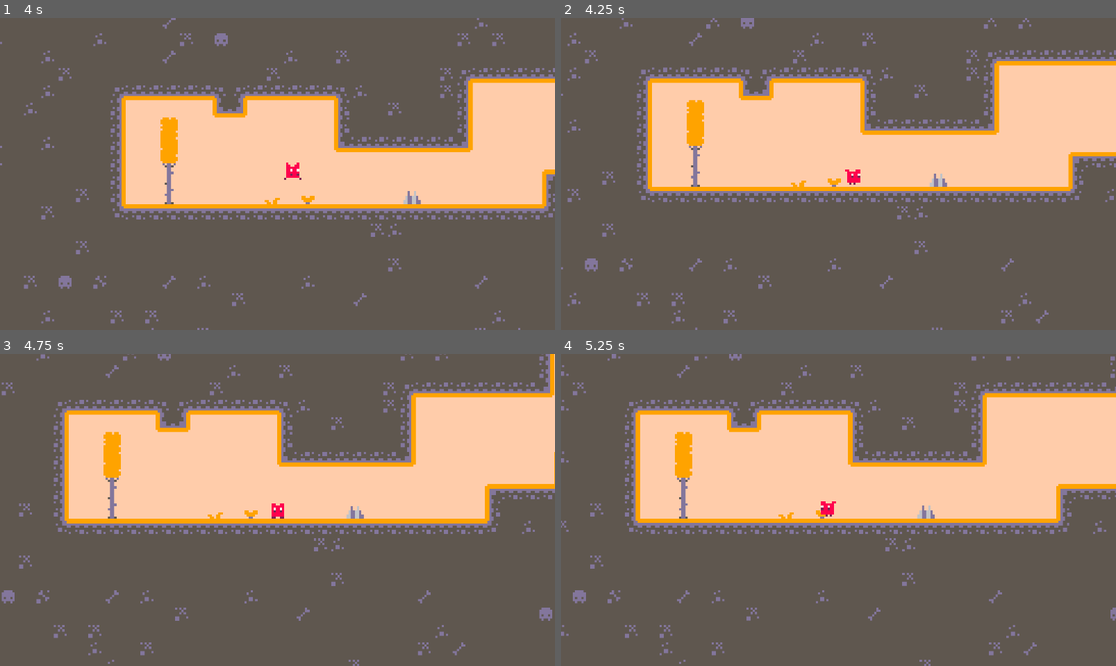
Above: before the commit, frames 1-4 (two rows, left to right).
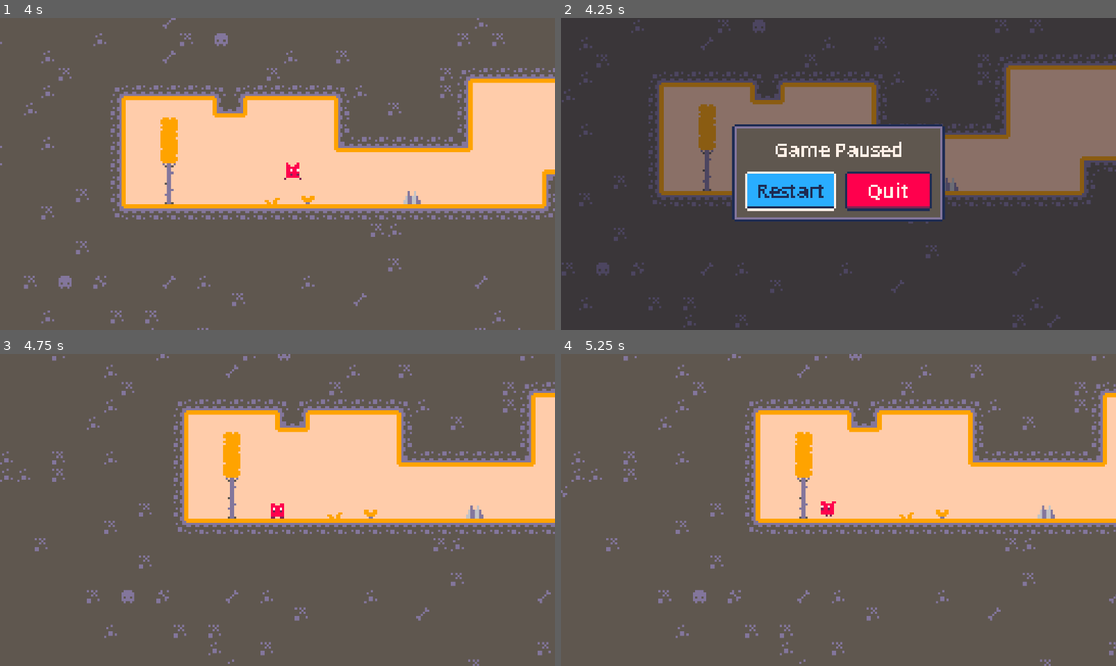
Above: after the commit, the same moments.

Repository: jonathanlambertt/platformer-game
Game: Godot game, scene res://levels/level_0.tscn
The game is run twice, just before and just after one commit, with the same random seed, the same clock (stepped at 60 frames per second) and the same inputs.
Inputs (mouse positions are in pixels of both pictures, inside the frame that each line leads up to):
- Up to frame 1 (4 s): tap Enter at 0.5 s; hold Right (move_right) 0.53-2.03 s; tap E (interact) every 0.75 s from 0.6 to 3.6 s; tap Space (jump) at 0.77, 1.52, 3.02, 3.77 s; hold Left (move_left) 2.03-2.78 s; hold Right (move_right) from 2.78 s (still down)
- Up to frame 2 (4.25 s): keep holding Right (move_right); tap Escape (pause, bound only after the commit) at 4.15 s
- Up to frame 3 (4.75 s): release Right (move_right) at 4.25 s; click (227, 528) at 4.25 s, where only the run after the commit has a clickable "Restart"
- Up to frame 4 (5.25 s): hold Left (move_left) from 5.03 s (still down); tap E (interact) at 5.1 s

Frame 1 is identical in both runs. In frame 2, 97% of the frame differs, in the area x 0-100%, y 0-100%; in frame 3, 25%; in frame 4, 24%.

Commit message:
Add pause menu (wip)

Diff:
--- /dev/null
+++ b/pause/pause_menu.gd
@@ -0,0 +1,79 @@
+extends CanvasLayer
+## The pause screen. Pressing "pause" (Start / Escape) freezes the game and
+## shows a "Game Paused" popup with buttons to restart the level or quit;
+## pressing "pause" again resumes.
+##
+## It is an autoload, so it exists in every level without being placed in
+## them. Its process mode is Always, so it keeps running while the rest of
+## the tree is paused. The popup reuses the door's look: the same 9-patches
+## cut from door/ui.png and the same blocky copy of the default font.
+
+@onready var popup: Control = $Popup
+@onready var restart_button: Button = %RestartButton
+@onready var quit_button: Button = %QuitButton
+
+## Whatever had keyboard/gamepad focus before pausing (such as a button on
+## the door's popup), given back on resume so it can still be navigated.
+var _previous_focus: Control
+
+
+func _ready() -> void:
+	restart_button.pressed.connect(_on_restart_pressed)
+	quit_button.pressed.connect(_on_quit_pressed)
+	# Left / right wrap between the two buttons.
+	restart_button.focus_neighbor_left = restart_button.get_path_to(quit_button)
+	quit_button.focus_neighbor_right = quit_button.get_path_to(restart_button)
+	_use_pixel_font()
+	popup.hide()
+
+
+func _unhandled_input(event: InputEvent) -> void:
+	if event.is_action_pressed("pause"):
+		get_viewport().set_input_as_handled()
+		if get_tree().paused:
+			resume()
+		else:
+			pause()
+
+
+func pause() -> void:
+	_previous_focus = get_viewport().gui_get_focus_owner()
+	get_tree().paused = true
+	popup.show()
+	restart_button.grab_focus()
+
+
+func resume() -> void:
+	popup.hide()
+	get_tree().paused = false
+	if is_instance_valid(_previous_focus) and _previous_focus.is_visible_in_tree():
+		_previous_focus.grab_focus()
+	_previous_focus = null
+
+
+func _on_restart_pressed() -> void:
+	popup.hide()
+	get_tree().paused = false
+	_previous_focus = null
+	get_tree().reload_current_scene()
+
+
+func _on_quit_pressed() -> void:
+	get_tree().quit()
+
+
+## Makes the popup's text blocky, as on the door (see `_use_pixel_font` in
+## door/door.gd): a copy of the default font with antialiasing off and
+## oversampling fixed at 1, so it is drawn at game resolution.
+func _use_pixel_font() -> void:
+	var font := ThemeDB.fallback_font.duplicate() as FontFile
+	if font == null:
+		return
+	font.antialiasing = TextServer.FONT_ANTIALIASING_NONE
+	font.subpixel_positioning = TextServer.SUBPIXEL_POSITIONING_DISABLED
+	font.hinting = TextServer.HINTING_NORMAL
+	font.keep_rounding_remainders = false
+	font.oversampling = 1.0
+	var pixel_theme := Theme.new()
+	pixel_theme.default_font = font
+	popup.theme = pixel_theme
--- /dev/null
+++ b/pause/pause_menu.tscn
@@ -0,0 +1,184 @@
+[gd_scene format=3]
+
+[ext_resource type="Script" path="res://pause/pause_menu.gd" id="1_pause"]
+[ext_resource type="Texture2D" uid="uid://6fyhtakjnxv3" path="res://door/ui.png" id="2_ui"]
+
+[sub_resource type="StyleBoxTexture" id="StyleBoxTexture_panel"]
+content_margin_left = 6.0
+content_margin_top = 5.0
+content_margin_right = 6.0
+content_margin_bottom = 5.0
+texture = ExtResource("2_ui")
+texture_margin_left = 3.0
+texture_margin_top = 3.0
+texture_margin_right = 3.0
+texture_margin_bottom = 3.0
+region_rect = Rect2(0, 0, 8, 8)
+
+[sub_resource type="StyleBoxTexture" id="StyleBoxTexture_focus"]
+content_margin_left = 5.0
+content_margin_top = 2.0
+content_margin_right = 5.0
+content_margin_bottom = 3.0
+texture = ExtResource("2_ui")
+texture_margin_left = 3.0
+texture_margin_top = 3.0
+texture_margin_right = 3.0
+texture_margin_bottom = 3.0
+region_rect = Rect2(8, 0, 8, 8)
+
+[sub_resource type="StyleBoxTexture" id="StyleBoxTexture_restart"]
+content_margin_left = 5.0
+content_margin_top = 2.0
+content_margin_right = 5.0
+content_margin_bottom = 3.0
+texture = ExtResource("2_ui")
+texture_margin_left = 3.0
+texture_margin_top = 3.0
+texture_margin_right = 3.0
+texture_margin_bottom = 3.0
+region_rect = Rect2(16, 0, 8, 8)
+
+[sub_resource type="StyleBoxTexture" id="StyleBoxTexture_restart_hover"]
+content_margin_left = 5.0
+content_margin_top = 2.0
+content_margin_right = 5.0
+content_margin_bottom = 3.0
+texture = ExtResource("2_ui")
+texture_margin_left = 3.0
+texture_margin_top = 3.0
+texture_margin_right = 3.0
+texture_margin_bottom = 3.0
+region_rect = Rect2(24, 0, 8, 8)
+
+[sub_resource type="StyleBoxTexture" id="StyleBoxTexture_restart_pressed"]
+content_margin_left = 5.0
+content_margin_top = 3.0
+content_margin_right = 5.0
+content_margin_bottom = 2.0
+texture = ExtResource("2_ui")
+texture_margin_left = 3.0
+texture_margin_top = 3.0
+texture_margin_right = 3.0
+texture_margin_bottom = 3.0
+region_rect = Rect2(32, 0, 8, 8)
+
+[sub_resource type="StyleBoxTexture" id="StyleBoxTexture_quit"]
+content_margin_left = 5.0
+content_margin_top = 2.0
+content_margin_right = 5.0
+content_margin_bottom = 3.0
+texture = ExtResource("2_ui")
+texture_margin_left = 3.0
+texture_margin_top = 3.0
+texture_margin_right = 3.0
+texture_margin_bottom = 3.0
+region_rect = Rect2(40, 0, 8, 8)
+
+[sub_resource type="StyleBoxTexture" id="StyleBoxTexture_quit_hover"]
+content_margin_left = 5.0
+content_margin_top = 2.0
+content_margin_right = 5.0
+content_margin_bottom = 3.0
+texture = ExtResource("2_ui")
+texture_margin_left = 3.0
+texture_margin_top = 3.0
+texture_margin_right = 3.0
+texture_margin_bottom = 3.0
+region_rect = Rect2(48, 0, 8, 8)
+
+[sub_resource type="StyleBoxTexture" id="StyleBoxTexture_quit_pressed"]
+content_margin_left = 5.0
+content_margin_top = 3.0
+content_margin_right = 5.0
+content_margin_bottom = 2.0
+texture = ExtResource("2_ui")
+texture_margin_left = 3.0
+texture_margin_top = 3.0
+texture_margin_right = 3.0
+texture_margin_bottom = 3.0
+region_rect = Rect2(56, 0, 8, 8)
+
+[node name="PauseMenu" type="CanvasLayer"]
+process_mode = 3
+layer = 10
+script = ExtResource("1_pause")
+
+[node name="Popup" type="Control" parent="."]
+layout_mode = 3
+anchors_preset = 15
+anchor_right = 1.0
+anchor_bottom = 1.0
+grow_horizontal = 2
+grow_vertical = 2
+
+[node name="Dim" type="ColorRect" parent="Popup"]
+layout_mode = 1
+anchors_preset = 15
+anchor_right = 1.0
+anchor_bottom = 1.0
+grow_horizontal = 2
+grow_vertical = 2
+color = Color(0.08, 0.08, 0.14, 0.5)
+
+[node name="CenterContainer" type="CenterContainer" parent="Popup"]
+layout_mode = 1
+anchors_preset = 15
+anchor_right = 1.0
+anchor_bottom = 1.0
+grow_horizontal = 2
+grow_vertical = 2
+
+[node name="PanelContainer" type="PanelContainer" parent="Popup/CenterContainer"]
+layout_mode = 2
+theme_override_styles/panel = SubResource("StyleBoxTexture_panel")
+
+[node name="VBoxContainer" type="VBoxContainer" parent="Popup/CenterContainer/PanelContainer"]
+layout_mode = 2
+theme_override_constants/separation = 4
+
+[node name="Label" type="Label" parent="Popup/CenterContainer/PanelContainer/VBoxContainer"]
+layout_mode = 2
+theme_override_colors/font_color = Color(1, 0.94509804, 0.9098039, 1)
+theme_override_font_sizes/font_size = 9
+text = "Game Paused"
+horizontal_alignment = 1
+
+[node name="Buttons" type="HBoxContainer" parent="Popup/CenterContainer/PanelContainer/VBoxContainer"]
+layout_mode = 2
+theme_override_constants/separation = 4
+alignment = 1
+
+[node name="RestartButton" type="Button" parent="Popup/CenterContainer/PanelContainer/VBoxContainer/Buttons"]
+unique_name_in_owner = true
+custom_minimum_size = Vector2(40, 0)
+layout_mode = 2
+theme_override_colors/font_color = Color(0.11372549, 0.16862746, 0.3254902, 1)
+theme_override_colors/font_hover_color = Color(0.11372549, 0.16862746, 0.3254902, 1)
+theme_override_colors/font_pressed_color = Color(0.11372549, 0.16862746, 0.3254902, 1)
+theme_override_colors/font_hover_pressed_color = Color(0.11372549, 0.16862746, 0.3254902, 1)
+theme_override_colors/font_focus_color = Color(0.11372549, 0.16862746, 0.3254902, 1)
+theme_override_font_sizes/font_size = 9
+theme_override_styles/normal = SubResource("StyleBoxTexture_restart")
+theme_override_styles/hover = SubResource("StyleBoxTexture_restart_hover")
+theme_override_styles/pressed = SubResource("StyleBoxTexture_restart_pressed")
+theme_override_styles/hover_pressed = SubResource("StyleBoxTexture_restart_pressed")
+theme_override_styles/focus = SubResource("StyleBoxTexture_focus")
+text = "Restart"
+
+[node name="QuitButton" type="Button" parent="Popup/CenterContainer/PanelContainer/VBoxContainer/Buttons"]
+unique_name_in_owner = true
+custom_minimum_size = Vector2(40, 0)
+layout_mode = 2
+theme_override_colors/font_color = Color(1, 0.94509804, 0.9098039, 1)
+theme_override_colors/font_hover_color = Color(1, 0.94509804, 0.9098039, 1)
+theme_override_colors/font_pressed_color = Color(1, 0.94509804, 0.9098039, 1)
+theme_override_colors/font_hover_pressed_color = Color(1, 0.94509804, 0.9098039, 1)
+theme_override_colors/font_focus_color = Color(1, 0.94509804, 0.9098039, 1)
+theme_override_font_sizes/font_size = 9
+theme_override_styles/normal = SubResource("StyleBoxTexture_quit")
+theme_override_styles/hover = SubResource("StyleBoxTexture_quit_hover")
+theme_override_styles/pressed = SubResource("StyleBoxTexture_quit_pressed")
+theme_override_styles/hover_pressed = SubResource("StyleBoxTexture_quit_pressed")
+theme_override_styles/focus = SubResource("StyleBoxTexture_focus")
+text = "Quit"
--- a/project.godot
+++ b/project.godot
@@ -14,6 +14,10 @@
 run/main_scene="uid://bug7yfr4j8rho"
 config/features=PackedStringArray("4.7", "GL Compatibility")
 config/icon="res://icon.svg"
+
+[autoload]
+
+PauseMenu="*res://pause/pause_menu.tscn"
 
 [display]
 
@@ -63,6 +67,12 @@
 , Object(InputEventJoypadButton,"resource_local_to_scene":false,"resource_name":"","device":-1,"button_index":2,"pressure":0.0,"pressed":false,"script":null)
 ]
 }
+pause={
+"deadzone": 0.2,
+"events": [Object(InputEventKey,"resource_local_to_scene":false,"resource_name":"","device":16,"window_id":0,"alt_pressed":false,"shift_pressed":false,"ctrl_pressed":false,"meta_pressed":false,"pressed":false,"keycode":0,"physical_keycode":4194305,"key_label":0,"unicode":0,"location":0,"echo":false,"script":null)
+, Object(InputEventJoypadButton,"resource_local_to_scene":false,"resource_name":"","device":-1,"button_index":6,"pressure":0.0,"pressed":false,"script":null)
+]
+}
 
 [layer_names]
 
Not shown, added: pause/pause_menu.gd.uid
Not shown, changed: CLAUDE.md
Not shown, changed: README.md
